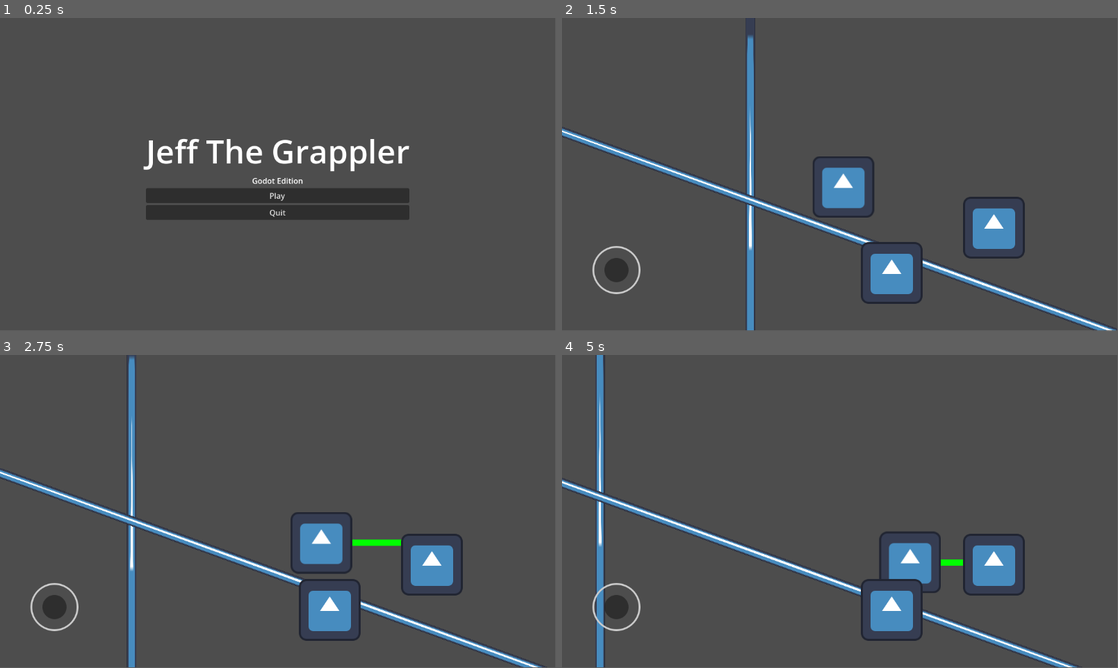
Above: before the commit, frames 1-4 (two rows, left to right).
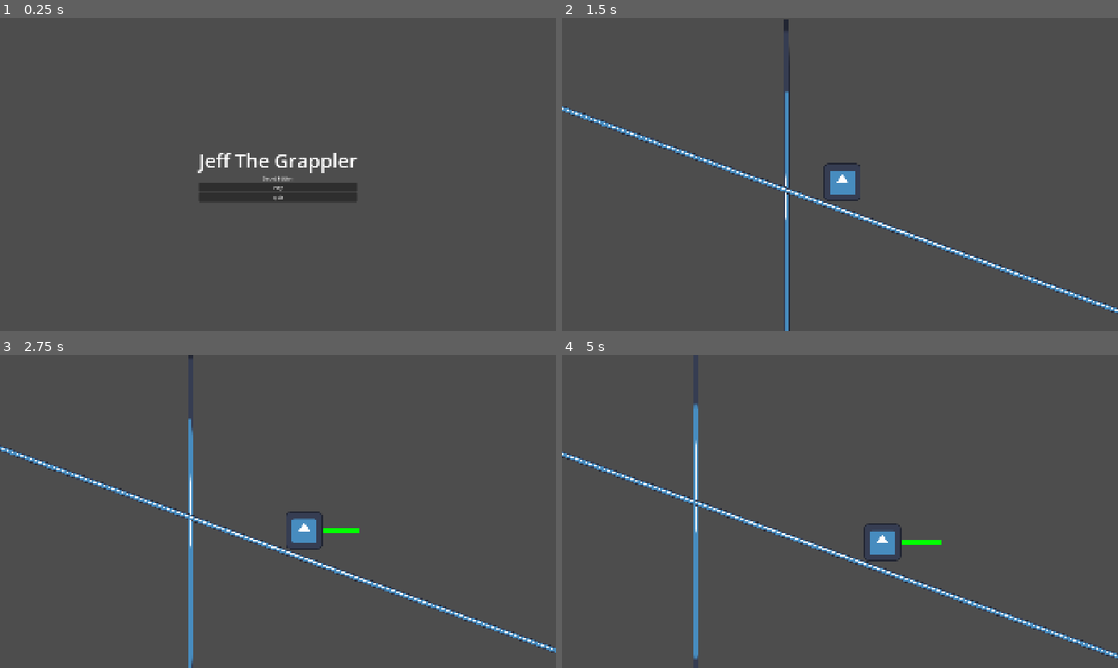
Above: after the commit, the same moments.

Repository: rutra8002/godot-the-jeff
Game: Godot game, scene res://scenes/main menu.tscn
The game is run twice, just before and just after one commit, with the same random seed, the same clock (stepped at 60 frames per second) and the same inputs. The engine's default icon, where the game draws it, is replaced by a stand-in: a white triangle on a blue panel in a dark square.
Inputs (mouse positions are in pixels of both pictures, inside the frame that each line leads up to):
- Up to frame 1 (0.25 s): no input
- Up to frame 2 (1.5 s): click "Play" at 0.5 s; tap Enter at 1.25 s; move the mouse to (962, 158) at 1.27 s; hold D (move_right) from 1.28 s (still down); hold Ctrl (slide) from 1.28 s (still down); click (962, 158) at 1.42 s
- Up to frame 3 (2.75 s): keep holding D (move_right); tap Space (jump) at 1.52, 2.27 s; move the mouse to (166, 527) at 2.02 s; release Ctrl (slide) at 2.03 s; tap Alt at 2.1 s; click (166, 527) at 2.17 s
- Up to frame 4 (5 s): move the mouse to (895, 442) at 2.77 s; release D (move_right) at 2.78 s; hold A (move_left) 2.78-3.53 s; tap Shift at 2.85 s; click (895, 442) at 2.92 s; move the mouse to (812, 574) at 3.52 s; hold D (move_right) from 3.53 s (still down); tap Ctrl (slide) at 3.6 s; click (812, 574) at 3.67 s; tap Space (jump) at 3.77, 4.52 s; move the mouse to (1006, 558) at 4.27 s; tap Alt at 4.35 s; click (1006, 558) at 4.42 s
In our replay, the window is 799x449 before the commit and 800x450 after it. These sizes can differ from the game's own. Grey fills any space a smaller window leaves; there, only what the larger window draws over its background counts as a difference.

The runs differ from the first frame. In frame 1, 5.4% of the frame differs, in the area x 25-74%, y 38-65%; in frame 2, 9.7%; in frame 3, 9.9%, in the area x 0-100%, y 0-100%; in frame 4, 9.9%.

Commit message:
added resolution scaling

Diff:
--- a/project.godot
+++ b/project.godot
@@ -14,6 +14,14 @@
 run/main_scene="uid://c22d7x2iyhn38"
 config/features=PackedStringArray("4.7", "Forward Plus")
 config/icon="res://icon.svg"
+
+[display]
+
+window/size/viewport_width=1920
+window/size/viewport_height=1080
+window/size/mode=2
+window/stretch/mode="canvas_items"
+window/stretch/aspect="keep_height"
 
 [editor_plugins]
 
@@ -45,10 +53,6 @@
 ]
 }
 
-[input_devices]
-
-pointing/emulate_touch_from_mouse=true
-
 [physics]
 
 3d/physics_engine="Jolt Physics"
--- a/scenes/touch_controls.tscn
+++ b/scenes/touch_controls.tscn
@@ -1,9 +1,11 @@
 [gd_scene format=3 uid="uid://beep8ymejq0me"]
 
 [ext_resource type="Texture2D" uid="uid://bkp4xovxixr4j" path="res://icon.svg" id="1_6wx45"]
+[ext_resource type="Script" uid="uid://3l65rv38so6g" path="res://scripts/touch_controls.gd" id="1_n26gd"]
 
 [node name="TouchControls" type="CanvasLayer" unique_id=1234611365]
 layer = 10
+script = ExtResource("1_n26gd")
 
 [node name="TouchScreenButton" type="TouchScreenButton" parent="." unique_id=272331067]
 position = Vector2(832, 371)
--- /dev/null
+++ b/scripts/touch_controls.gd
@@ -0,0 +1,4 @@
+extends CanvasLayer
+
+func _ready() -> void:
+	visible = DisplayServer.is_touchscreen_available()
Not shown, changed: export_presets.cfg
Not shown, added: scripts/touch_controls.gd.uid
